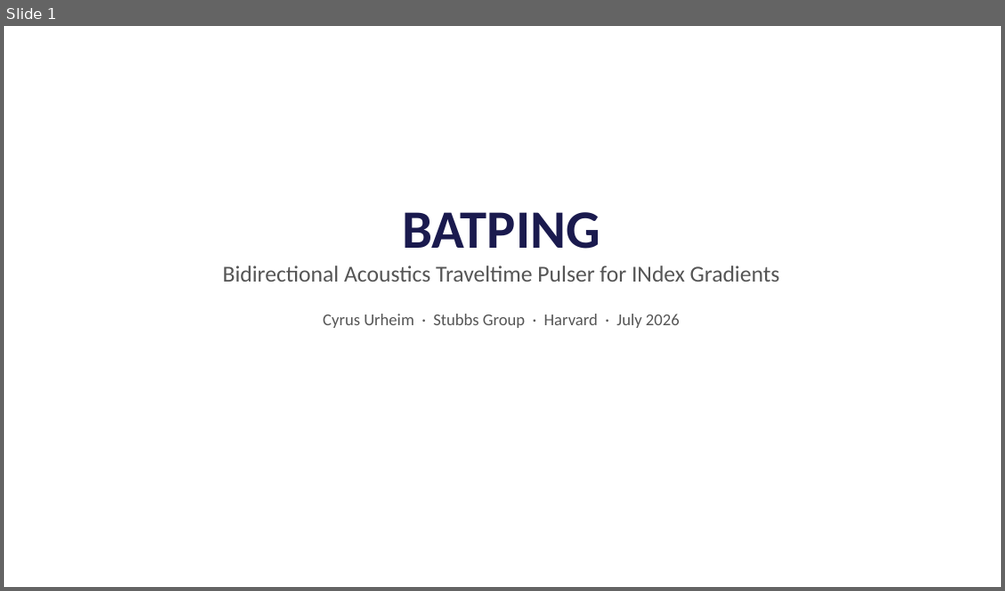
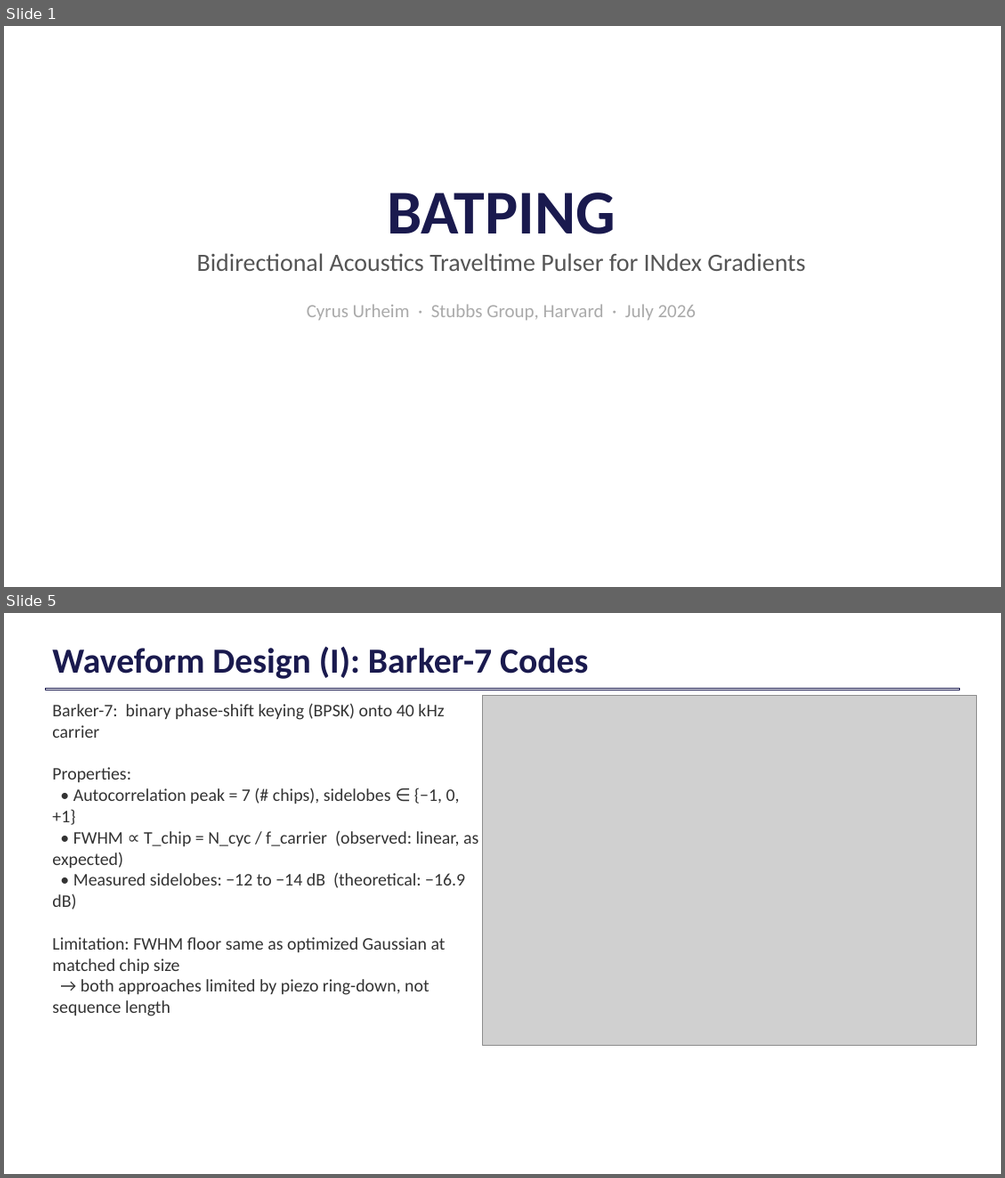
Before and after one commit to cyrusurheim29/batping, a slide deck: siglent_project/BATPING_presentation_July2026.pptx. Shown one above the other, each under a label of ours: slide 1 before the commit, slides 1 and 5 after it; the slides between them are not shown. The pictures are 1005x591 and 1005x1178 pixels, drawn with LibreOffice and Linux fonts; fonts in the diff are those of the drawing; grey boxes stand for pictures. Boxes give left, top, right and bottom in pixels: in the first picture for what was removed or moved away, otherwise in the second. Text is boxed around its words. In the diff, an @@ line names an element or a change of style, - is before the commit and + after.

```diff
--- a/siglent_project/BATPING_presentation_July2026.pptx
+++ b/siglent_project/BATPING_presentation_July2026.pptx
@@ slide 5 added at (x1=4, y1=613, x2=1001, y2=1174), background #FFFFFF @@
@@ text added at (x1=52, y1=646, x2=588, y2=679), 34 pt, text #1A1A4E, bold @@
+Waveform Design (I): Barker-7 Codes
@@ rectangle added at (x1=45, y1=688, x2=960, y2=690), outline #1A1A4E 0.75 pt @@
@@ text added at (x1=52, y1=703, x2=478, y2=1016), 17 pt, text #333333 @@
+Barker-7: binary phase-shift keying (BPSK) onto 40 kHz carrier
+Properties:
+• Autocorrelation peak = 7 (# chips), sidelobes ∈ {−1, 0, +1}
+• FWHM ∝ T_chip = N_cyc / f_carrier (observed: linear, as expected)
+• Measured sidelobes: −12 to −14 dB (theoretical: −16.9 dB)
+Limitation: FWHM floor same as optimized Gaussian at matched chip size
+→ both approaches limited by piezo ring-down, not sequence length
@@ picture added at (x1=483, y1=695, x2=976, y2=1045) @@
@@ slide 1 changed as well @@
@@ text "BATPING" moved from (x1=223, y1=212, x2=780, y2=328) to (x1=197, y1=192, x2=805, y2=320) @@
@@ text at (x1=197, y1=192, x2=805, y2=271): size 52 to 60 pt in "BATPING"; size 22 to 24 pt in "Bidirectional Acoustics Traveltime Pulser for INdex Gradient ..." @@
@@ text at (x1=307, y1=304, x2=696, y2=320): text changed; size 16 to 18 pt; text colour #555555 to #AAAAAA @@
-Cyrus Urheim · Stubbs Group · Harvard · July 2026
+Cyrus Urheim · Stubbs Group, Harvard · July 2026
```
Also in this commit, not shown: 12 other slides changed, 8 other slides added, 4 slides removed, 1 other file.
